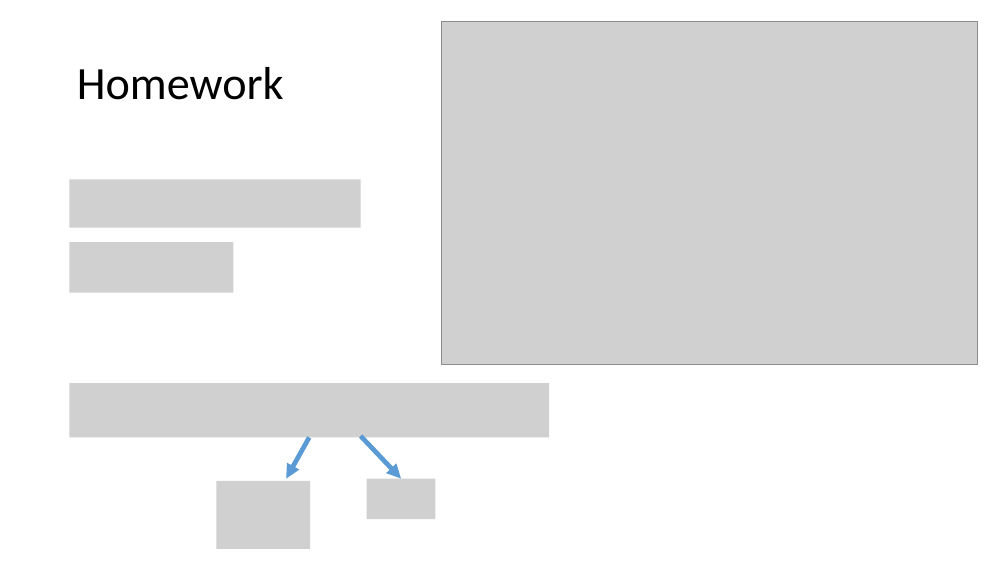
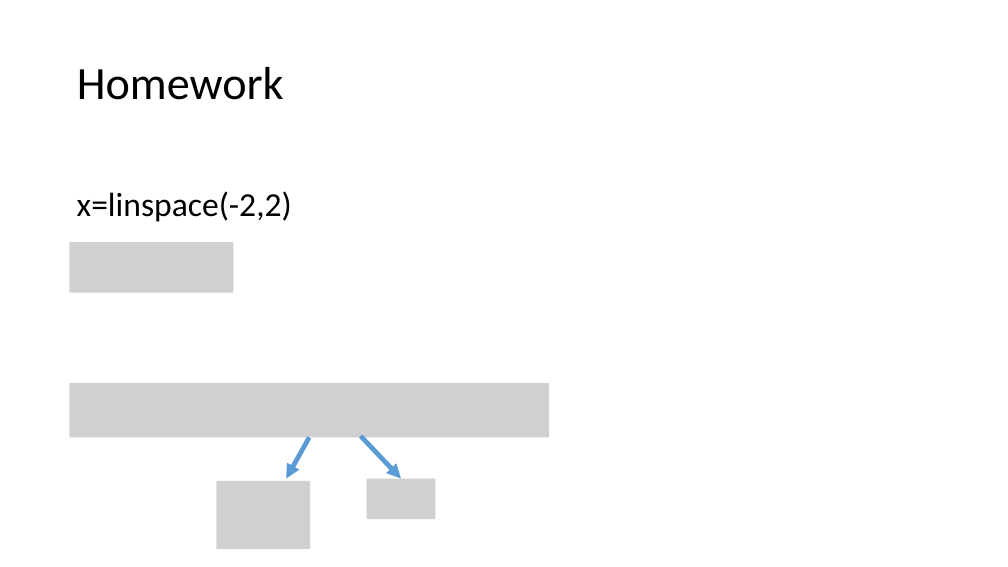
Before and after one commit to add11013/Matlab-AI, a slide deck: slide 3 of 1212_PSO/進度講解.pptx. Drawn at 1008x567 pixels with LibreOffice and Linux fonts; fonts in the diff are those of the drawing; grey boxes stand for pictures. Boxes give left, top, right and bottom in pixels: in the first picture for what was removed or moved away, otherwise in the second. Text is boxed around its words. In the diff, an @@ line names an element or a change of style, - is before the commit and + after.

```diff
--- a/1212_PSO/進度講解.pptx
+++ b/1212_PSO/進度講解.pptx
@@ picture removed at bbox=[442, 21, 977, 364] @@
@@ picture removed at bbox=[70, 179, 361, 228] @@
@@ text added at bbox=[77, 191, 292, 222], 32 pt, text #000000 @@
+x=linspace(-2,2)
```
Also in this commit, not shown: 1 other slide changed, 4 slides added, 3 slides removed, 1 other file.
